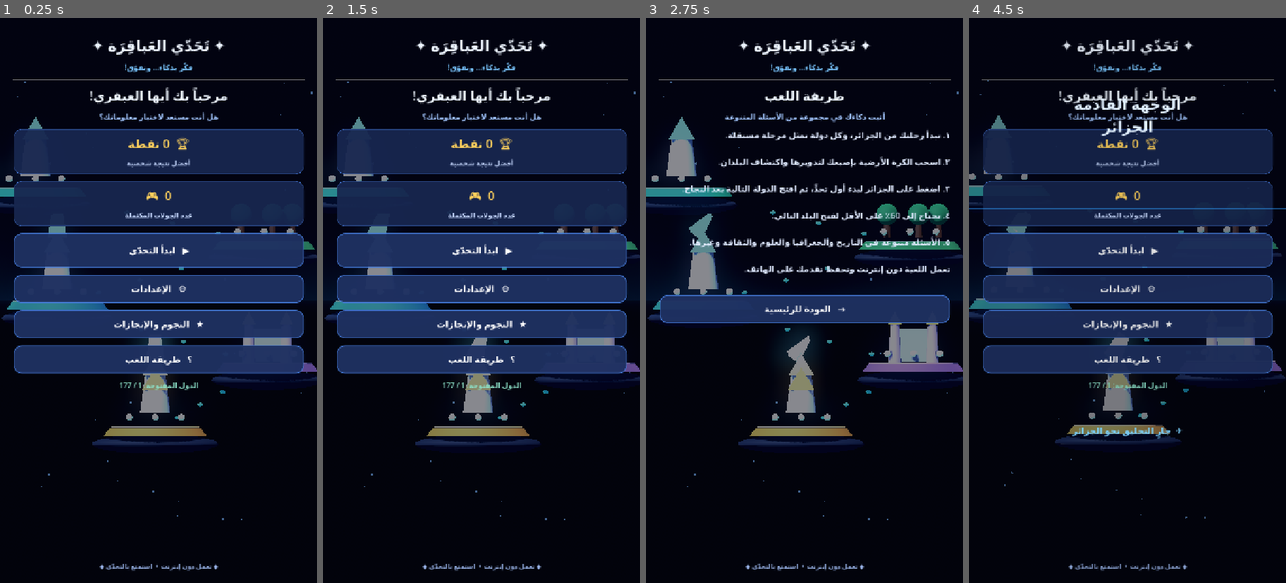
Above: before the commit, frames 1-4 (left to right).
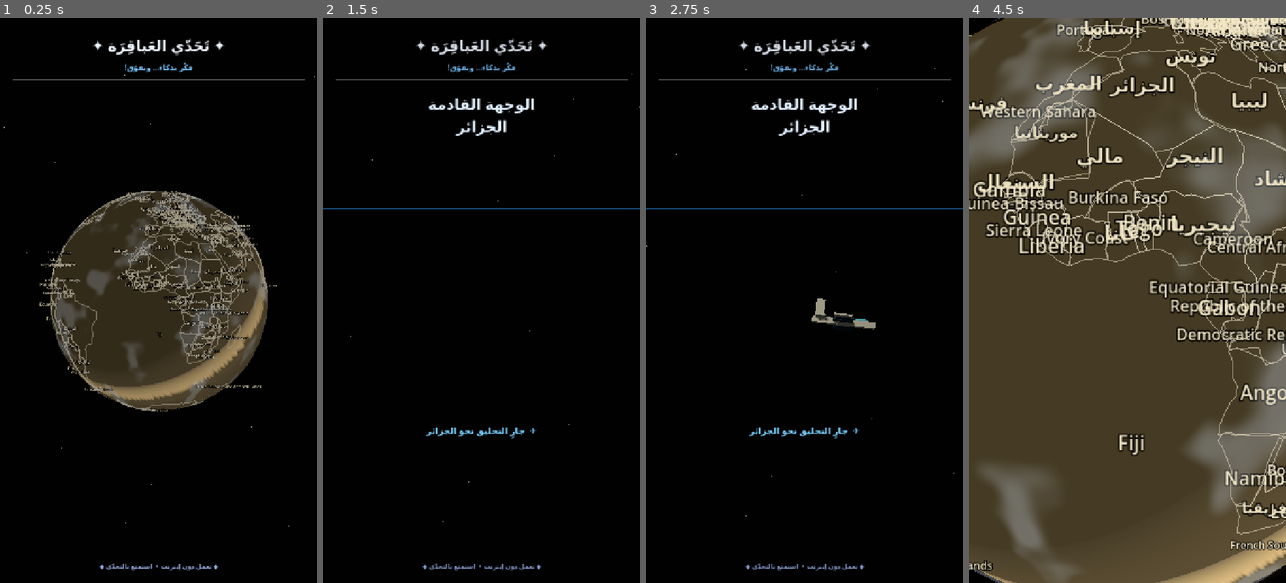
Above: after the commit, the same moments.

Repository: mahdialloui01-art/challenge-
Game: Godot game, scene res://scenes/main.tscn
Same seed, same stepped clock (60 frames per second), same inputs: the game is played once before the commit and once after it.
Inputs (mouse positions are in pixels of both pictures, inside the frame that each line leads up to):
- Up to frame 1 (0.25 s): no input
- Up to frame 2 (1.5 s): click (481, 249) at 0.5 s, where only the run before the commit has a clickable "▶ ابدأ التحدّي"; click (481, 554) at 1.25 s, where only the run before the commit has a clickable "⌂ الرئيسية"
- Up to frame 3 (2.75 s): click (804, 357) at 2 s, where only the run before the commit has a clickable "؟ طريقة اللعب"
- Up to frame 4 (4.5 s): click (1127, 306) at 2.75 s, where only the run before the commit has a clickable "→ العودة للرئيسية"; click "▶ ابدأ التحدّي" (after the commit: "🌍 العودة إلى الكرة الأرضية") at 3.5 s; click (1127, 554) at 4.25 s, where only the run before the commit has a clickable "⌂ الرئيسية"

The runs differ from the first frame. In frame 1, 45% of the frame differs, in the area x 0-100%, y 10-90%; in frame 2, 41%; in frame 3, 23%; in frame 4, 99%, in the area x 0-100%, y 0-100%.
Error after the commit: Invalid assignment of property or key 'interaction_enabled' with value of type 'bool' on a base object of type 'Node3D (world_globe.gd)'. (res://scripts/main.g…

Commit message:
Replace fantasy floating-island menu with realistic Earth globe and warm cinematic palette

Diff:
--- a/scripts/main.gd
+++ b/scripts/main.gd
@@ -125,13 +125,14 @@
     return clampf((kick + snare + hats + melody + bass) * 0.72, -0.95, 0.95)
 
 func _build_3d_world() -> void:
-    # A layered floating-island world map built from real 3D meshes.
+    # Cinematic, restrained space environment. The real textured Earth is the
+    # hero object; no floating fantasy islands or neon-blue scenery.
     world_camera = Camera3D.new()
-    world_camera.position = Vector3(0, 0, 12)
+    world_camera.position = Vector3(0, 0, 8.4)
     world_camera.near = 0.02
     world_camera.far = 120.0
-    world_camera.projection = Camera3D.PROJECTION_ORTHOGONAL
-    world_camera.size = 15.5
+    world_camera.projection = Camera3D.PROJECTION_PERSPECTIVE
+    world_camera.fov = 48.0
     world_camera.current = true
     add_child(world_camera)
 
@@ -140,81 +141,51 @@
     env.background_mode = Environment.BG_SKY
     var sky := Sky.new()
     var sky_material := ProceduralSkyMaterial.new()
-    sky_material.sky_top_color = Color(0.012, 0.025, 0.085)
-    sky_material.sky_horizon_color = Color(0.055, 0.12, 0.24)
-    sky_material.ground_bottom_color = Color(0.012, 0.02, 0.06)
-    sky_material.ground_horizon_color = Color(0.025, 0.07, 0.15)
+    sky_material.sky_top_color = Color(0.012, 0.012, 0.010)
+    sky_material.sky_horizon_color = Color(0.055, 0.048, 0.036)
+    sky_material.ground_bottom_color = Color(0.008, 0.008, 0.007)
+    sky_material.ground_horizon_color = Color(0.028, 0.025, 0.020)
     sky.sky_material = sky_material
     env.sky = sky
     env.ambient_light_source = Environment.AMBIENT_SOURCE_COLOR
-    env.ambient_light_color = Color(0.34, 0.48, 0.78)
-    env.ambient_light_energy = 0.8
+    env.ambient_light_color = Color(0.72, 0.67, 0.56)
+    env.ambient_light_energy = 0.48
     env.glow_enabled = true
-    env.glow_intensity = 0.55
+    env.glow_intensity = 0.18
     environment.environment = env
     add_child(environment)
 
     var key_light := DirectionalLight3D.new()
-    key_light.rotation_degrees = Vector3(-42, -25, -18)
-    key_light.light_energy = 1.65
+    key_light.rotation_degrees = Vector3(-38, -28, -18)
+    key_light.light_color = Color(1.0, 0.91, 0.76)
+    key_light.light_energy = 1.35
     key_light.shadow_enabled = true
     add_child(key_light)
 
     var fill_light := OmniLight3D.new()
-    fill_light.position = Vector3(-4, 4, 5)
-    fill_light.light_color = Color(0.22, 0.62, 1.0)
-    fill_light.light_energy = 2.0
+    fill_light.position = Vector3(-4, 2, 5)
+    fill_light.light_color = Color(0.78, 0.70, 0.56)
+    fill_light.light_energy = 0.32
     fill_light.omni_range = 18.0
     add_child(fill_light)
 
-    # Distant stars and a subtle orbital halo.
-    for i in range(64):
+    # Sparse neutral stars, kept subtle so the planet remains the focal point.
+    for i in range(72):
         var star := MeshInstance3D.new()
         var star_mesh := SphereMesh.new()
-        star_mesh.radius = 0.018 if i % 4 else 0.032
+        star_mesh.radius = 0.009 if i % 4 else 0.016
         star_mesh.height = star_mesh.radius * 2.0
         star.mesh = star_mesh
         var star_mat := StandardMaterial3D.new()
         star_mat.shading_mode = BaseMaterial3D.SHADING_MODE_UNSHADED
-        star_mat.albedo_color = Color(0.48, 0.72, 1.0, 0.82)
-        star_mat.emission_enabled = true
-        star_mat.emission = Color(0.18, 0.42, 1.0)
+        star_mat.albedo_color = Color(0.78, 0.74, 0.64, 0.58)
         star.material_override = star_mat
-        star.add_to_group("fantasy_map")
-        var angle := float(i) * 2.399
-        var radius := 5.0 + float((i * 7) % 9) * 0.48
-        star.position = Vector3(cos(angle) * radius, sin(angle * 1.37) * 6.0, -5.0 - float(i % 5))
+        star.position = Vector3(
+            cos(float(i) * 2.399) * (6.5 + float(i % 5) * 0.45),
+            sin(float(i) * 1.37) * 6.2,
+            -7.0 - float(i % 6)
+        )
         add_child(star)
-
-    var world_specs := [
-        {"p": Vector3(-3.4, 3.0, 0), "c": Color(0.12, 0.65, 0.46), "name": "وادي المعرفة"},
-        {"p": Vector3(2.9, 1.55, -0.2), "c": Color(0.18, 0.56, 0.32), "name": "غابة الألغاز"},
-        {"p": Vector3(-2.8, -0.1, 0.1), "c": Color(0.15, 0.48, 0.78), "name": "مدينة العلوم"},
-        {"p": Vector3(3.0, -1.8, 0), "c": Color(0.52, 0.34, 0.72), "name": "قلعة العباقرة"},
-        {"p": Vector3(-0.1, -3.55, -0.2), "c": Color(0.82, 0.53, 0.20), "name": "قمة الأساطير"}
-    ]
-    for i in range(world_specs.size()):
-        _add_map_island(world_specs[i]["p"], world_specs[i]["c"], i)
-
-    # Glowing stepping-stone trail connecting the five floating worlds.
-    for i in range(4):
-        var a: Vector3 = world_specs[i]["p"]
-        var b: Vector3 = world_specs[i + 1]["p"]
-        for step in range(1, 5):
-            var t := float(step) / 5.0
-            var pebble := MeshInstance3D.new()
-            var pebble_mesh := SphereMesh.new()
-            pebble_mesh.radius = 0.075
-            pebble_mesh.height = 0.10
-            pebble.mesh = pebble_mesh
-            pebble.position = a.lerp(b, t) + Vector3(0, 0, -0.45)
-            var pebble_mat := StandardMaterial3D.new()
-            pebble_mat.albedo_color = Color(0.22, 0.78, 1.0)
-            pebble_mat.emission_enabled = true
-            pebble_mat.emission = Color(0.08, 0.42, 1.0) * 1.8
-            pebble.material_override = pebble_mat
-            pebble.add_to_group("fantasy_map")
-            add_child(pebble)
 
 func _map_material(color: Color, glow: float = 0.0) -> StandardMaterial3D:
     var material := StandardMaterial3D.new()
@@ -414,7 +385,7 @@
 
     var tint := ColorRect.new()
     tint.set_anchors_and_offsets_preset(Control.PRESET_FULL_RECT)
-    tint.color = Color(0.018, 0.028, 0.075, 0.48)
+    tint.color = Color(0.018, 0.017, 0.014, 0.28)
     root.add_child(tint)
 
     var margin := MarginContainer.new()
@@ -514,12 +485,22 @@
     caption_label.text = caption
     caption_label.horizontal_alignment = HORIZONTAL_ALIGNMENT_CENTER
     caption_label.add_theme_font_size_override("font_size", 15)
-    caption_label.add_theme_color_override("font_color", Color(0.78, 0.85, 1.0))
+    caption_label.add_theme_color_override("font_color", Color(0.84, 0.80, 0.70))
     box.add_child(caption_label)
     content.add_child(card)
 
 func _show_main_menu() -> void:
     _set_globe_mode(false)
+    if world_globe == null:
+        world_globe = WorldGlobe.new()
+        world_globe.country_tapped.connect(_on_country_tapped)
+        add_child(world_globe)
+    world_globe.set_progress(unlocked_country_index)
+    world_globe.interaction_enabled = false
+    world_globe.visible = true
+    world_camera.projection = Camera3D.PROJECTION_PERSPECTIVE
+    world_camera.position = Vector3(0, 0, 8.4)
+    world_camera.fov = 48.0
     _clear_content()
     _add_heading("مرحباً بك أيها العبقري!", "هل أنت مستعد لاختبار معلوماتك؟")
     _add_stat_card("أفضل نتيجة شخصية", "🏆  %d نقطة" % best_score)
@@ -607,7 +588,7 @@
     rules.text = "١. تبدأ رحلتك من الجزائر، وكل دولة تمثل مرحلة مستقلة.\n\n٢. اسحب الكرة الأرضية بإصبعك لتدويرها واكتشا …(252 unchanged characters)…
     rules.autowrap_mode = TextServer.AUTOWRAP_WORD_SMART
     rules.add_theme_font_size_override("font_size", 19)
-    rules.add_theme_color_override("font_color", Color(0.88, 0.92, 1.0))
+    rules.add_theme_color_override("font_color", Color(0.91, 0.88, 0.80))
     rules.custom_minimum_size.y = 360
     content.add_child(rules)
     var back := _make_button("→   العودة للرئيسية")
@@ -646,6 +627,7 @@
         world_globe.country_tapped.connect(_on_country_tapped)
         add_child(world_globe)
     world_globe.set_progress(unlocked_country_index)
+    world_globe.interaction_enabled = true
     world_globe.visible = true
     if globe_hud != null and is_instance_valid(globe_hud):
         globe_hud.queue_free()
@@ -1186,10 +1168,10 @@
     button.size_flags_horizontal = Control.SIZE_EXPAND_FILL
     button.add_theme_font_size_override("font_size", 20)
     button.add_theme_color_override("font_color", Color.WHITE)
-    button.add_theme_color_override("font_hover_color", Color(0.75, 0.9, 1.0))
+    button.add_theme_color_override("font_hover_color", Color(1.0, 0.88, 0.66))
     var normal := StyleBoxFlat.new()
-    normal.bg_color = Color(0.12, 0.19, 0.38, 0.96)
-    normal.border_color = Color(0.27, 0.48, 0.85, 0.9)
+    normal.bg_color = Color(0.105, 0.094, 0.071, 0.97)
+    normal.border_color = Color(0.62, 0.48, 0.25, 0.92)
     normal.set_border_width_all(2)
     normal.set_corner_radius_all(18)
     normal.content_margin_left = 18
